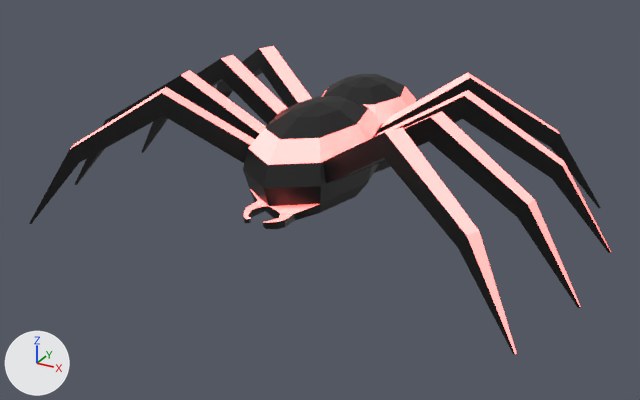
An edit to the glTF model models/spider.glb, drawn before and after from the same camera.
Before and after are seen from a 50 mm lens placed at (1.283, -2.281, 1.224), pointed at (0.021, 0.014, 0.077). The axes (+X, +Y, +Z) are drawn at lower left. The lights are the same throughout. Where no turn or scale is listed for an object, it has been applied to the vertices. Vertices at the same position are counted once.
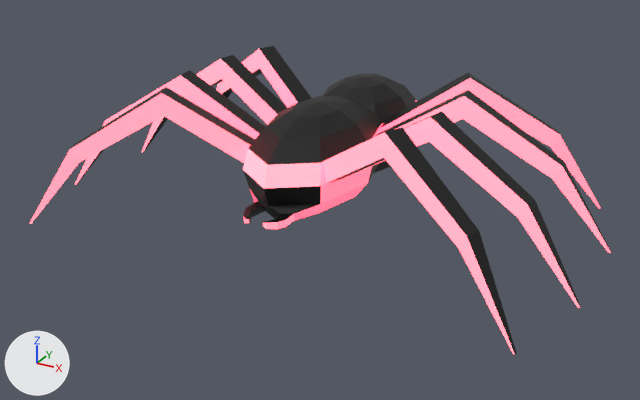
Boxes (x1, y1, x2, y2) around the edits, measured in the pictures (640 x 400 px):
'Sphere', recoloured, surface changed: (29, 46, 611, 354) in both
part 1 of me_sphere, recoloured: (29, 49, 611, 354) in both
part 2 of me_sphere, recoloured: (70, 46, 611, 354) in both

Diff of the bpy script that builds the scene:
```diff
--- a/models/spider.glb.py
+++ b/models/spider.glb.py
@@ mat_material_001 @@
 mat_material_001.base_color = (0.8, 0.8, 0.8)  # white #e7e7e7
-mat_material_001.emission_color = (1.0, 0.0128, 0.00292)  # red #ff1e0a
+mat_material_001.emission_color = (1.0, 0.000367, 0.0408)  # red #ff0139
 mat_material_001.emission_strength = 3.0
@@ me_sphere @@
 me_sphere.from_pydata(...)  # 284 vertices, 528 faces; spans x -0.9..0.9, y -0.3..0.76, z -0.22..0.23
 # used by ob_sphere; location = (0.003, -0.154, 0.223)
+# me_sphere part 1: 152 faces spanning x -0.9..0.9, y -0.3..0.76, z -0.22..0.23 switch from mat_material (black #000000) to mat_material_001 (white #e7e7e7)
+# me_sphere part 2: 100 faces spanning x -0.9..0.9, y -0.3..0.75, z -0.22..0.23 switch from mat_material_001 (white #e7e7e7) to mat_material (black #000000)
```
